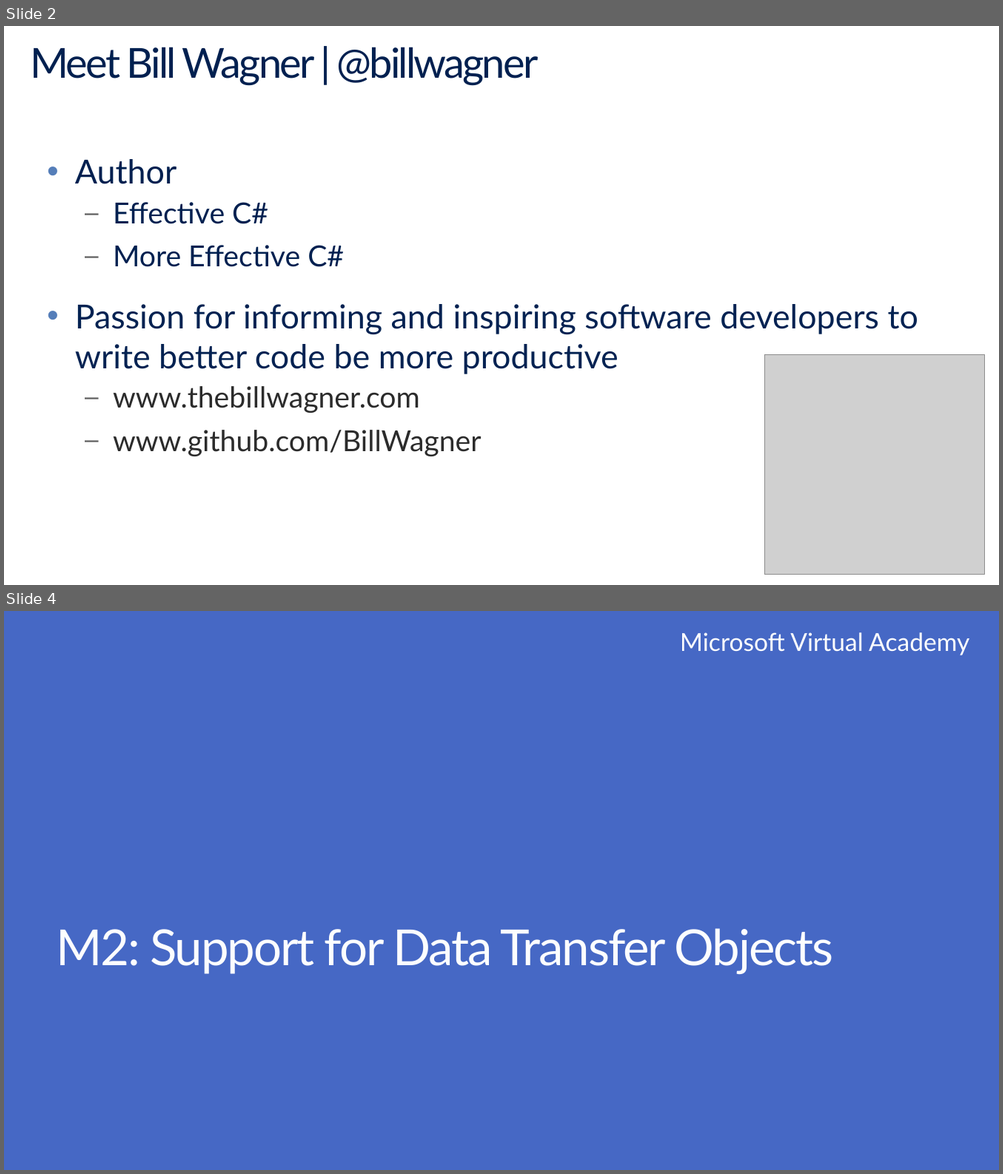
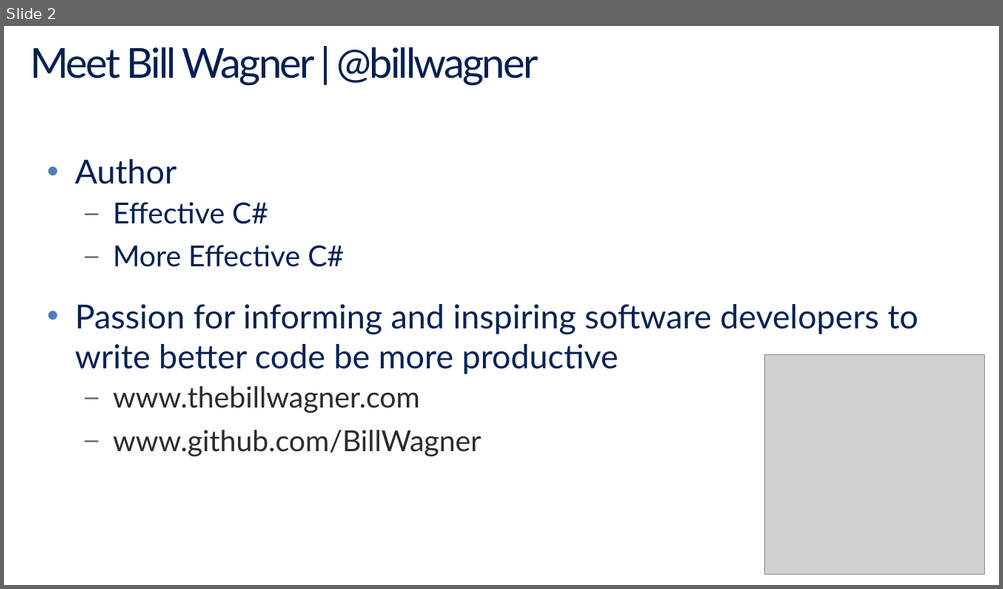
Before and after one commit to BillWagner/MVA-CSharp6, a slide deck: Slides/MVA-What'sNewC#6-Module2.pptx. Shown one above the other, each under a label of ours: slides 2 and 4 before the commit, slide 2 after it; the slides between them are not shown. The pictures are 1003x1174 and 1003x589 pixels, drawn with LibreOffice and Linux fonts; fonts in the diff are those of the drawing; grey boxes stand for pictures. Boxes give left, top, right and bottom in pixels: in the first picture for what was removed or moved away, otherwise in the second. Text is boxed around its words. In the diff, an @@ line names an element or a change of style, - is before the commit and + after.

```diff
--- a/Slides/MVA-What'sNewC#6-Module2.pptx
+++ b/Slides/MVA-What'sNewC#6-Module2.pptx
@@ slide 4 removed at (4, 611, 999, 1170), background #4668C5 @@
@@ text removed at (680, 632, 969, 655) @@
-Microsoft Virtual Academy
@@ title removed at (56, 928, 834, 974) @@
-M2: Support for Data Transfer Objects
```
Also in this commit, not shown: 6 slides changed, 2 slides added, 2 other slides removed, 4 other files.
